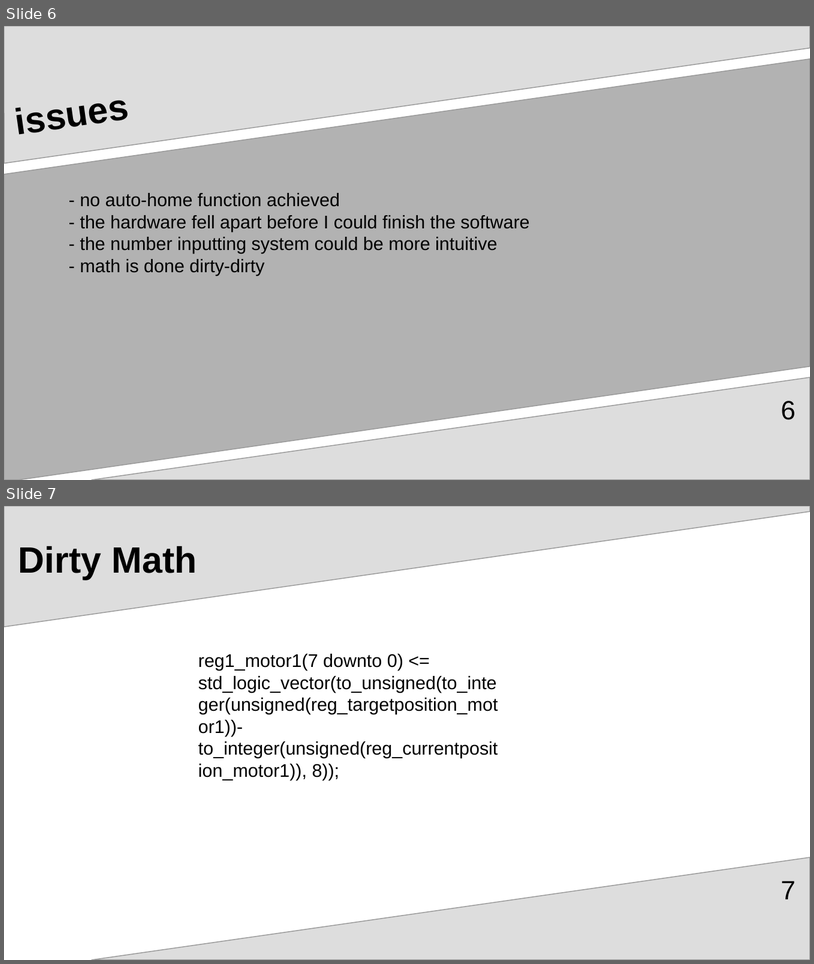
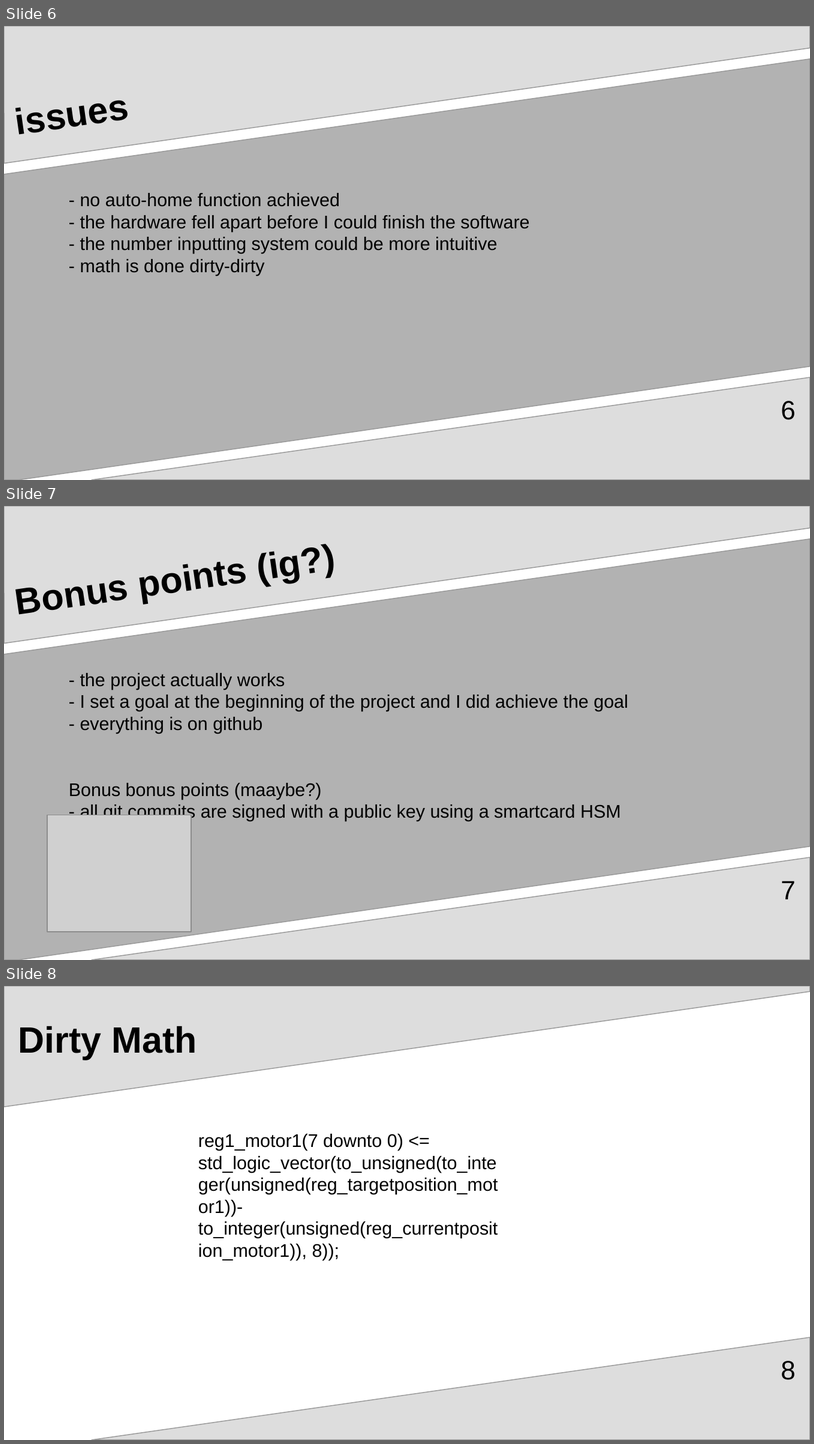
Before and after one commit to vega-d/fpga-stepper, a slide deck: project_presentation.odp. Shown one above the other, each under a label of ours: slides 6 and 7 before the commit, slides 6, 7 and 8 after it. The pictures are 814x964 and 814x1444 pixels, drawn with LibreOffice and Linux fonts; fonts in the diff are those of the drawing; grey boxes stand for pictures. Boxes give left, top, right and bottom in pixels: in the first picture for what was removed or moved away, otherwise in the second. Text is boxed around its words. In the diff, an @@ line names an element or a change of style, - is before the commit and + after.

Commit message:
presentation

```diff
--- a/project_presentation.odp
+++ b/project_presentation.odp
@@ slide 7 added at (4,506,810,960), background #FFFFFF; not listed: 3 template elements that a slide beside it also shows @@
@@ title added at (9,506,733,637), 36 pt, text #000000, bold @@
+Bonus points (ig?)
@@ text added at (69,673,629,821), 18 pt, text #000000 @@
+- the project actually works
+- I set a goal at the beginning of the project and I did achieve the goal
+- everything is on github
+Bonus bonus points (maaybe?)
+- all git commits are signed with a public key using a smartcard HSM
@@ picture added at (47,815,191,931) @@
@@ page number added at (781,880,795,899), 26 pt, text #000000 @@
+7
@@ what was slide 7 is now slide 8 @@
@@ page number at (781,1360,795,1380): text changed @@
-7
+8
```
Also in this commit, not shown: 1 other slide added, 1 slide removed, 16 other files.
